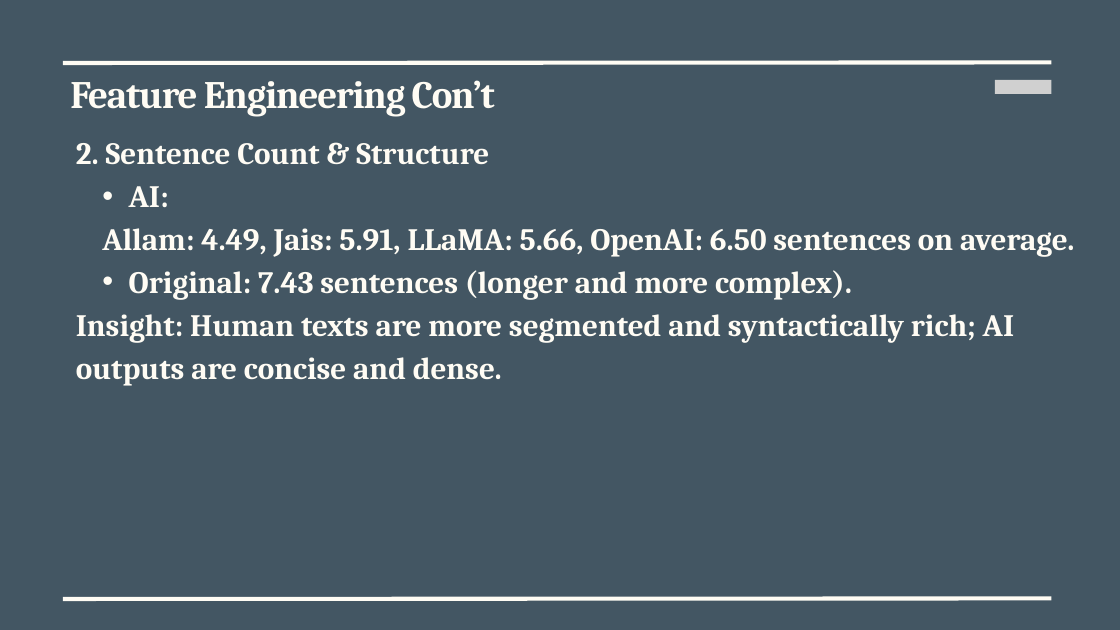
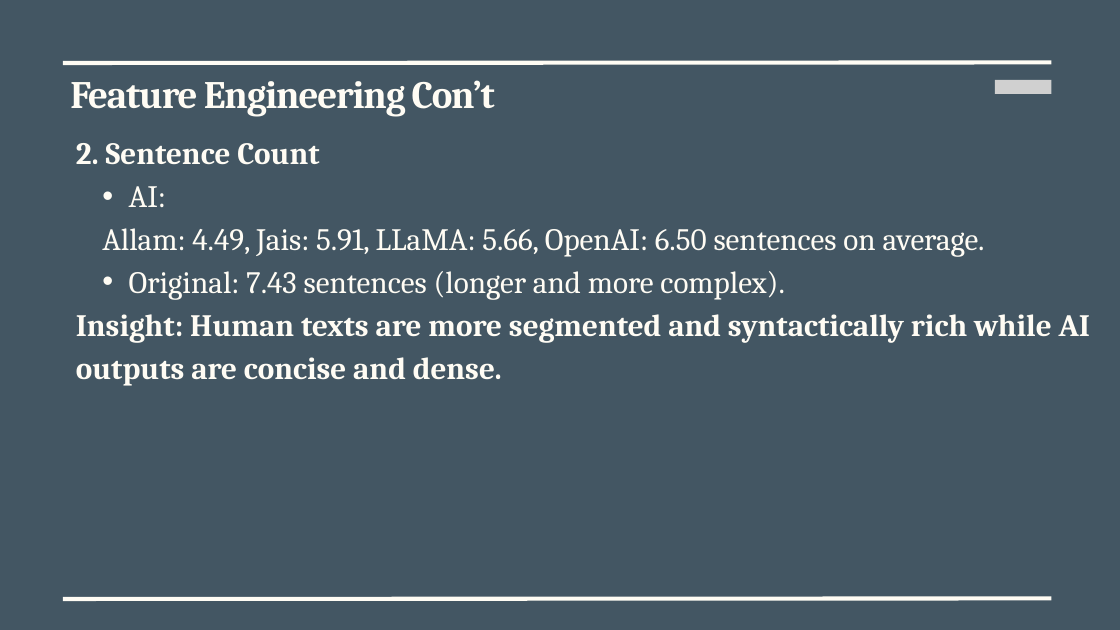
Before and after one commit to shoagMdf/ArabicNLP_Project, a slide deck: slide 6 of results/presentations/Advanced Data Analytic Techniques.pptx. Drawn at 1120x630 pixels with LibreOffice and Linux fonts; fonts in the diff are those of the drawing; grey boxes stand for pictures. Boxes give left, top, right and bottom in pixels: in the first picture for what was removed or moved away, otherwise in the second. Text is boxed around its words. In the diff, an @@ line names an element or a change of style, - is before the commit and + after.

```diff
--- a/results/presentations/Advanced Data Analytic Techniques.pptx
+++ b/results/presentations/Advanced Data Analytic Techniques.pptx
@@ text at (x1=76, y1=143, x2=319, y2=165): text changed @@
-2. Sentence Count & Structure
+2. Sentence Count
@@ text at (x1=102, y1=186, x2=985, y2=300): bold off in "AI:", "Allam: 4.49, Jais: 5.91, LLaMA: 5.66, OpenAI: ...", "Original: 7.43 sentences (longer and more complex)." @@
@@ text at (x1=76, y1=314, x2=1090, y2=386): text changed @@
-Insight: Human texts are more segmented and syntactically rich; AI outputs are concise and dense.
+Insight: Human texts are more segmented and syntactically rich while AI outputs are concise and dense.
```
Also in this commit, not shown: 10 other slides changed, 1 slide added.
